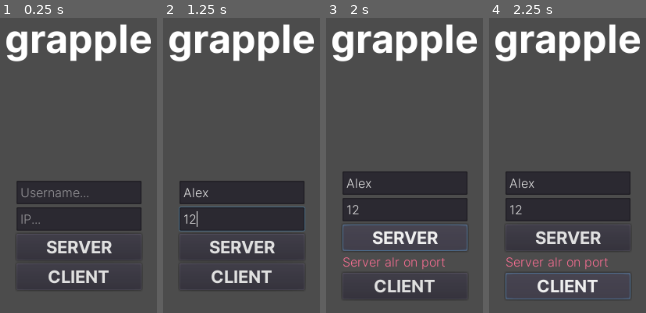
Above: before the commit, frames 1-4 (left to right).
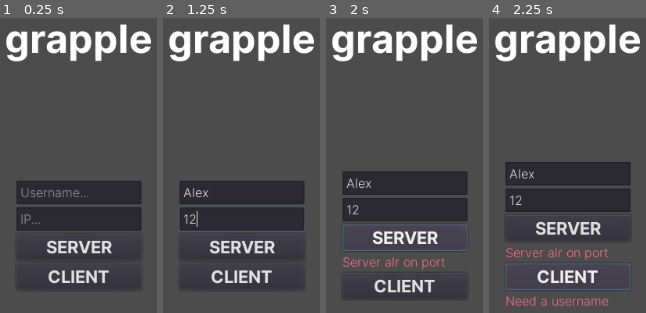
Above: after the commit, the same moments.

Repository: SDArtsCode/grapple-online
Game: Godot game, scene res://UI/Offline.tscn
Same seed, same stepped clock (60 frames per second), same inputs: the game is played once before the commit and once after it.
Inputs (mouse positions are in pixels of both pictures, inside the frame that each line leads up to):
- Up to frame 1 (0.25 s): no input
- Up to frame 2 (1.25 s): click (241, 192) at 0.52 s; type "Alex" at 0.6 s; click (241, 218) at 0.75 s; type "12" at 0.83 s
- Up to frame 3 (2 s): click "SERVER" at 1.25 s
- Up to frame 4 (2.25 s): click "CLIENT" at 2 s

Frames 1-3 are identical in both runs. In frame 4, 13% of the frame differs, in the area x 10-91%, y 48-98%.

Commit message:
add stuff idrk

Diff:
--- a/Network.gd
+++ b/Network.gd
@@ -60,8 +60,9 @@
 #	print(ip_address)
 
 	server = NetworkedMultiplayerENet.new()
-	var s = server.create_server(DEFAULT_PORT, max_clients)
-	if s == ERR_CANT_CREATE:
+	var err = server.create_server(DEFAULT_PORT, max_clients)
+	if err != OK:
+		server = null
 		return false
 	get_tree().set_network_peer(server)
 	print("server created")
@@ -74,12 +75,17 @@
 		return true
 	return false
 
-func join_server():
+func join_server() -> bool:
 	client = NetworkedMultiplayerENet.new()
 	print(ip_address)
-	client.create_client(ip_address, DEFAULT_PORT)
+	var err = client.create_client(ip_address, DEFAULT_PORT)
+	print(err)
+	if err != OK:
+		client = null
+		return false
 	get_tree().set_network_peer(client)
 	print("client created")
+	return true
 
 func _connected_to_server():
 	print("connected")
@@ -88,6 +94,17 @@
 	add_player(get_tree().get_network_unique_id(), username)
 	get_tree().change_scene("res://UI/OnlineLobby.tscn")
 
+func disconnect_self():
+	if is_server:
+		server.close_connection()
+		is_server = false
+		server = null
+	else:
+		client.close_connection()
+		client = null
+	username = ""
+	ip_address = ""
+	get_tree().change_scene("res://UI/Offline.tscn")
 
 func _server_disconnected():
 	print("disconnected")
--- a/UI/Offline.gd
+++ b/UI/Offline.gd
@@ -11,17 +11,28 @@
 	if len(ip_input.text) > 0:
 		Network.ip_address = ip_input.text
 	if len(username_input.text) <= 0:
+		$CenterContainer/VBoxContainer/ClientErr2.show()
 		return
+	else:
+		$CenterContainer/VBoxContainer/ClientErr2.hide()
 	Network.username = username_input.text
 	var completed = Network.create_server()
 	if !completed:
 		$CenterContainer/VBoxContainer/ServerErr.show()
 	else:
 		$CenterContainer/VBoxContainer/ServerErr.hide()
+
 func _on_Client_pressed():
 	if len(ip_input.text) > 0:
 		Network.ip_address = ip_input.text
 	if len(username_input.text) <= 0:
+		$CenterContainer/VBoxContainer/ClientErr2.show()
 		return
+	else:
+		$CenterContainer/VBoxContainer/ClientErr2.show()
 	Network.username = username_input.text
-	Network.join_server()
+	var completed = Network.join_server()
+	if !completed:
+		$CenterContainer/VBoxContainer/ClientErr.show()
+	else:
+		$CenterContainer/VBoxContainer/ClientErr.hide()
--- a/UI/Offline.tscn
+++ b/UI/Offline.tscn
@@ -81,6 +81,24 @@
 custom_fonts/font = SubResource( 1 )
 text = "CLIENT"
 
+[node name="ClientErr" type="Label" parent="CenterContainer/VBoxContainer"]
+visible = false
+margin_top = 144.0
+margin_right = 160.0
+margin_bottom = 164.0
+custom_colors/font_color = Color( 0.972549, 0.435294, 0.576471, 1 )
+custom_fonts/font = SubResource( 4 )
+text = "Server inaccessible"
+
+[node name="ClientErr2" type="Label" parent="CenterContainer/VBoxContainer"]
+visible = false
+margin_top = 144.0
+margin_right = 160.0
+margin_bottom = 164.0
+custom_colors/font_color = Color( 0.972549, 0.435294, 0.576471, 1 )
+custom_fonts/font = SubResource( 4 )
+text = "Need a username"
+
 [node name="CenterContainer2" type="CenterContainer" parent="."]
 anchor_right = 1.0
 margin_bottom = 238.0
--- a/UI/OnlineLobby.gd
+++ b/UI/OnlineLobby.gd
@@ -41,8 +41,4 @@
 
 
 func _on_Leave_pressed():
-	if Network.is_server:
-		Network.server.close_connection()
-	else:
-		Network.client.close_connection()
-	get_tree().change_scene("res://UI/Offline.tscn")
+	Network.disconnect_self()
Not shown, changed: grapple-online.pck
